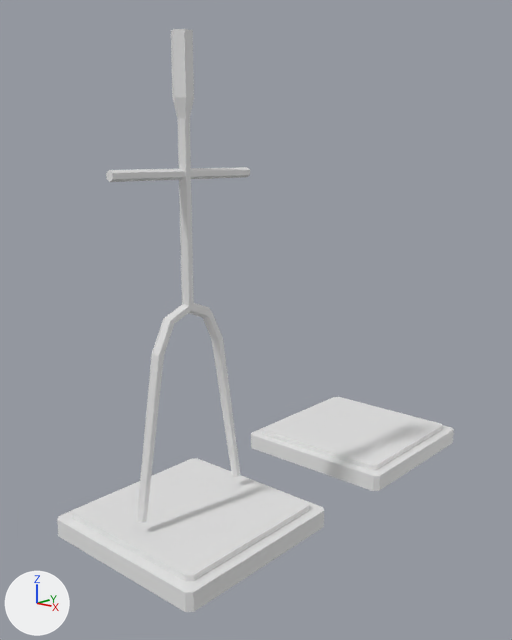
The Blender file Blender/Armour stand.blend as it was, and as the next commit left it.
Before and after are seen from a camera (50 mm lens) standing at (4.95, -4.66, 3.73) and looking at (-0.18, 1.21, 1.92). The axes (+X, +Y, +Z) are drawn at lower left. The lights are the same throughout.
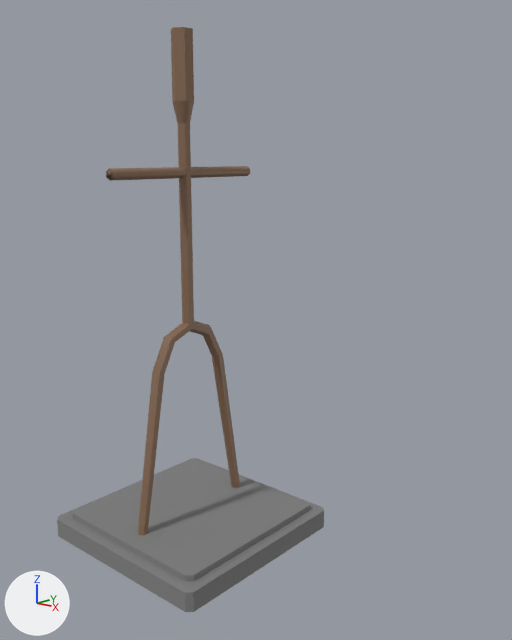
What differs and where, as boxes (x1, y1, x2, y2) in the pictures (512 x 640 px):
```json
{"object": "Cube", "change": "recoloured", "before": [57, 458, 324, 612], "after": [57, 458, 324, 612], "on screen": "white to grey"}
{"object": "Cube.001", "change": "deleted", "before": [251, 397, 454, 491]}
{"object": "Cylinder", "change": "recoloured, moved", "before": [137, 303, 240, 523], "after": [138, 321, 240, 535], "on screen": "grey to brown"}
{"object": "Cylinder.001", "change": "recoloured, moved, rescaled", "before": [171, 29, 194, 306], "after": [171, 27, 194, 324], "on screen": "grey to brown, 7% taller"}
{"object": "Cylinder.002", "change": "recoloured, moved", "before": [106, 167, 250, 182], "after": [106, 166, 250, 181], "on screen": "grey to brown"}
```

Edits to the scene script, one JSON object a line:
```json
{"op": "set", "path": "mat_material.base_color", "old": "(0.8, 0.8, 0.8)", "new": "(0.212, 0.212, 0.212)", "note": "white #e7e7e7 -> grey #7f7f7f"}
{"op": "add", "block": "mat_material_001", "code": ["mat_material_001 = principled_material('Material.001')", "mat_material_001.base_color = (0.24, 0.14, 0.0823)  # brown #866951"]}
{"block": "me_cylinder", "where": "me_cylinder.from_pydata(...)  # 42 vertices, 38 faces; spans x -0.05..0.05, y -0.72..0.72, z 0.01..2.08"}
{"op": "add", "block": "me_cylinder", "code": "me_cylinder.materials.append(mat_material_001)  # brown #866951"}
{"block": "me_cylinder_002", "where": "me_cylinder_002.from_pydata(...)  # 24 vertices, 20 faces; spans x -1.49..1.5, y -1.73..1.73, z -1.0..1.85"}
{"op": "add", "block": "me_cylinder_002", "code": "me_cylinder_002.materials.append(mat_material_001)  # brown #866951"}
{"block": "me_cylinder_003", "where": "me_cylinder_003.from_pydata(...)  # 12 vertices, 8 faces; spans x -0.87..0.87, y -1.0..1.0, z -1.0..1.0"}
{"op": "add", "block": "me_cylinder_003", "code": "me_cylinder_003.materials.append(mat_material_001)  # brown #866951"}
{"op": "set", "path": "ob_cylinder.location", "old": "(0.0, 0.0, 0.27)", "new": "(0.0, 0.0, 0.09)"}
{"op": "set", "path": "ob_cylinder_001.location", "old": "(0.0, 0.0, 3.16)", "new": "(0.0, 0.0, 3.05)"}
{"op": "set", "path": "ob_cylinder_001.scale", "old": "(0.0591, 0.0591, 0.893)", "new": "(0.0591, 0.0591, 0.961)"}
{"op": "set", "path": "ob_cylinder_002.location", "old": "(0.0, 0.0, 3.56)", "new": "(0.0, 0.0, 3.57)"}
{"op": "remove", "block": "ob_cube_001", "code": ["ob_cube_001 = bpy.data.objects.new('Cube.001', me_cube_001)", "ob_cube_001.location = (0.0, 3.0, 0.0)", "ob_cube_001.scale = (1.0, 1.0, 0.1)"]}
```
